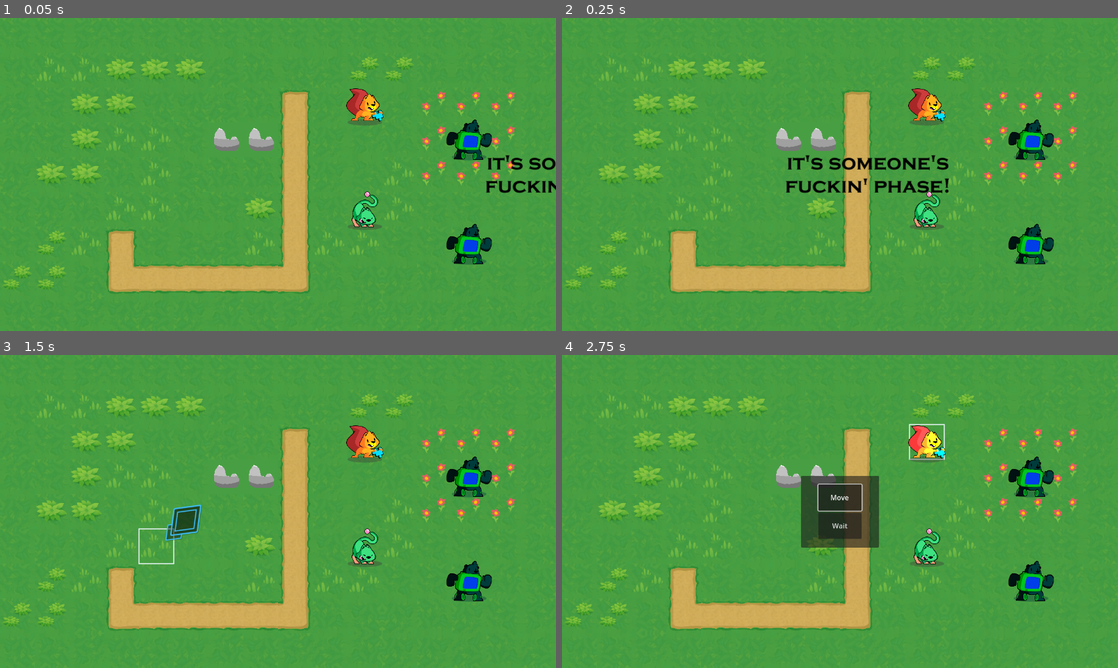
Above: before the commit, frames 1-4 (two rows, left to right).
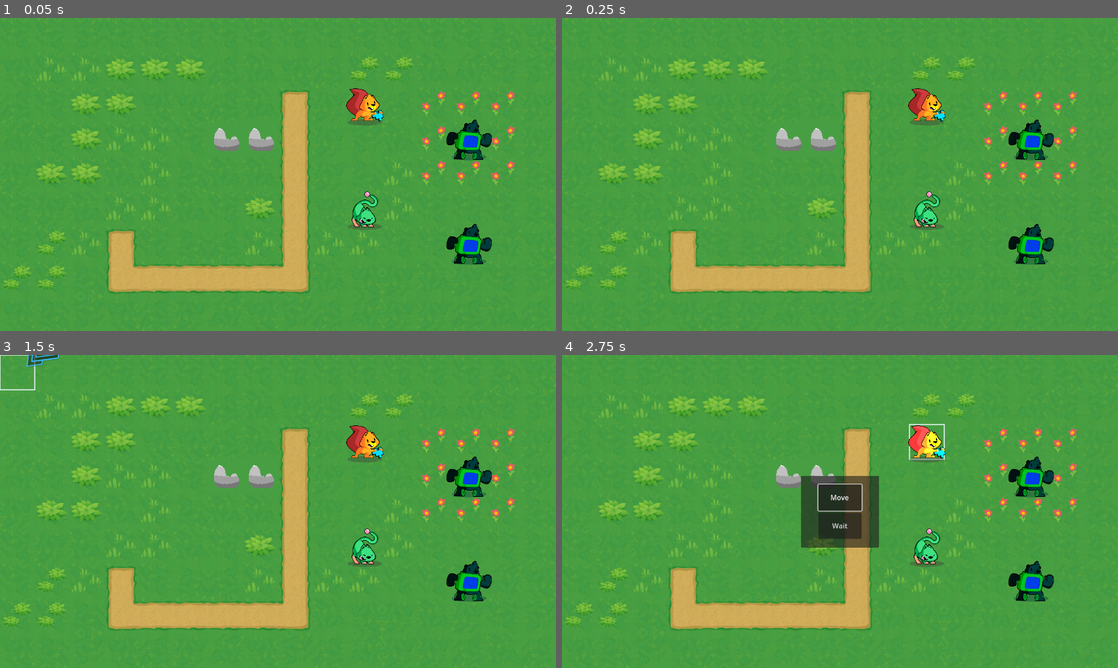
Above: after the commit, the same moments.

Repository: mojius/FarmStrategy
Game: Godot game, scene res://Main.tscn
Same seed, same stepped clock (60 frames per second), same inputs: the game is played once before the commit and once after it.
Inputs (mouse positions are in pixels of both pictures, inside the frame that each line leads up to):
- Up to frame 1 (0.05 s): no input
- Up to frame 2 (0.25 s): no input
- Up to frame 3 (1.5 s): tap Enter (ui_accept) at 0.5, 0.77 s; move the mouse to (400, 495) at 0.52 s; press the mouse at (400, 495) at 0.53 s; hold Right (ui_right) 0.53-1.28 s; move the mouse to (166, 527) at 1.27 s; release the mouse at (166, 527) at 1.28 s; hold Down (ui_down) from 1.28 s (still down); click (166, 527) at 1.35 s
- Up to frame 4 (2.75 s): tap Enter (ui_accept) at 1.52, 2 s; move the mouse to (895, 442) at 2.02 s; release Down (ui_down) at 2.03 s; press the mouse at (895, 442) at 2.03 s; hold Right (ui_right) from 2.03 s (still down)

The runs differ from the first frame. In frame 1, 0.5% of the frame differs, in the area x 87-100%, y 43-56%; in frame 2, 1.2%, in the area x 40-70%, y 43-56%; in frame 3, 0.8%; in frame 4, nothing differs.

Commit message:
Changed exhausted to state.

Diff:
--- a/GameBoard/GameBoard.gd
+++ b/GameBoard/GameBoard.gd
@@ -22,6 +22,8 @@
 		_state = GameState.DISABLED
 
 		_active_faction = value
+
+		await get_tree().create_timer(0.4).timeout
 
 		_refresh_groups()
 		var phase: Phase = _phase.instantiate()
@@ -103,7 +105,7 @@
 	if not _units.has(cell):
 		return
 
-	if _units[cell].is_exhausted():
+	if _units[cell].get_state() == "Exhausted":
 		return
 
 	if not _units[cell].is_in_group("Player"):
@@ -149,11 +151,7 @@
 
 	_state = GameState.FREE
 	# Now that the unit is done moving, set it as exhausted.
-	_units[new_cell].set_exhausted(true)
-
-
-	# Finally, we clear the `_active_unit`, which also clears the `_walkable_cells` array.
-
+	_units[new_cell].set_state("Exhausted")
 
 # Updates the interactive path's drawing if there's an active and selected unit.
 func _on_cursor_moved(new_cell: Vector2) -> void:
@@ -185,7 +183,7 @@
 func _exhaust() -> void:
 	if _active_unit:
 		_state = GameState.FREE
-		_active_unit.set_exhausted(true)
+		_active_unit.set_state("Exhausted")
 		_deselect_active_unit()
 
 
@@ -195,7 +193,7 @@
 func _check_should_turn_end():
 	var faction_units := get_tree().get_nodes_in_group(_active_faction)
 	for unit: Unit in faction_units:
-		if not unit.is_exhausted():
+		if not unit.get_state() == "Exhausted":
 			return
 
 	# Change this to get_enemy_faction at some point.
@@ -211,7 +209,7 @@
 
 	var faction_units := get_tree().get_nodes_in_group(faction)
 	for unit: Unit in faction_units:
-		unit.set_exhausted(false)
+		unit.set_state("Idle")
 
 func _refresh_groups() -> void:
 	_refresh_group("Player")
--- a/Menu/MenuManager.gd
+++ b/Menu/MenuManager.gd
@@ -9,5 +9,7 @@
 	add_child(menu)
 
 func kill_action_menu() -> void:
+	# Weird bug where you queue the menu tree twice, if you try to cancel out of the menu.
+	if not (menu.is_queued_for_deletion()):
 		remove_child(menu)
 		menu.queue_free()
--- a/Units/Unit.gd
+++ b/Units/Unit.gd
@@ -57,20 +57,21 @@
 		_anim_state = value
 		_anim_player.play(value)
 
+
 # Ben D: Sets whether or not a unit is exhausted.
-var _exhausted := false : set = set_exhausted, get = is_exhausted
+var _state := "Idle" : set = set_state, get = get_state
 
 # Making this into its own function so maybe later we can do stuff with making the unit grayed out.
-func set_exhausted(exhausted: bool) -> void:
-	_exhausted = exhausted
-	if (exhausted):
+func set_state(state: String) -> void:
+	_state = state
+	if (state == "Exhausted"):
 		_anim_state = "exhausted"
 		turn_exhausted.emit()
-	elif not exhausted:
+	else:
 		_anim_state = "idle"
 
-func is_exhausted() -> bool:
-	return _exhausted
+func get_state() -> String:
+	return _state
 
 # When changing the `cell`'s value, we don't want to allow coordinates outside the grid, so we clamp
 # them.
